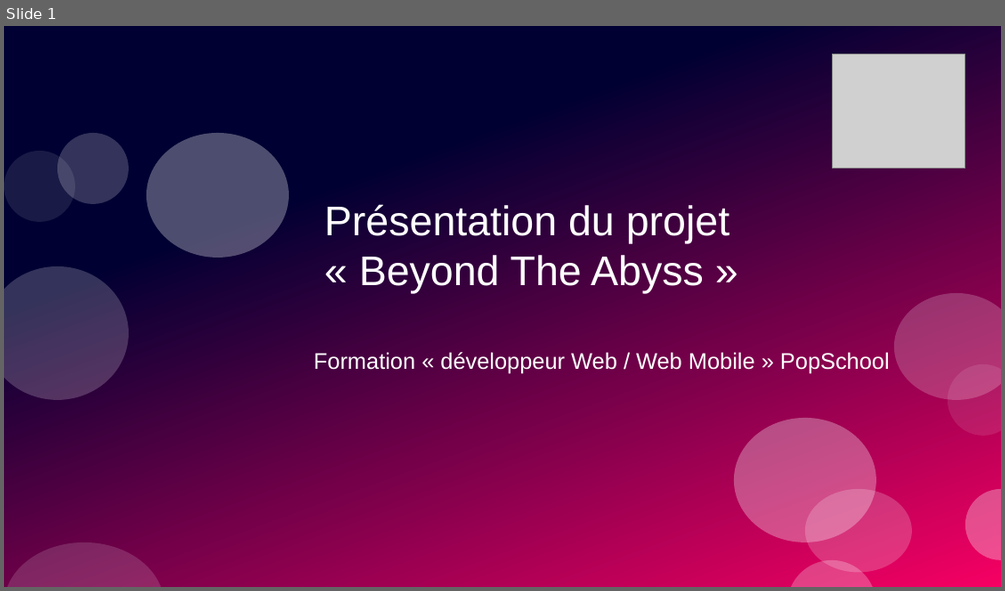
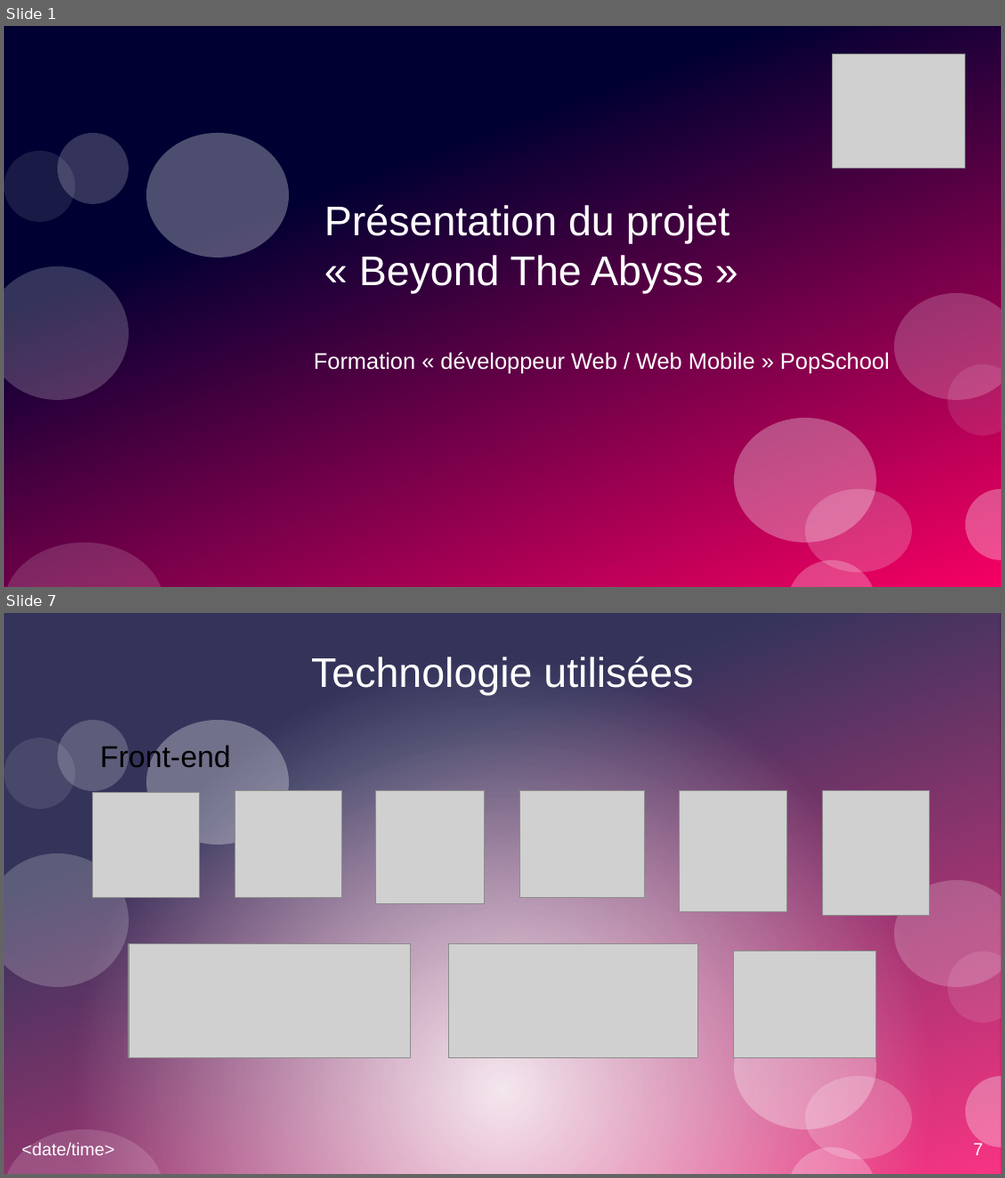
Before and after one commit to Khrystophe/Beyond-The-Abyss, a slide deck: Rapport/presentation.odp. Shown one above the other, each under a label of ours: slide 1 before the commit, slides 1 and 7 after it; the slides between them are not shown. The pictures are 1005x591 and 1005x1178 pixels, drawn with LibreOffice and Linux fonts; fonts in the diff are those of the drawing; grey boxes stand for pictures. Boxes give left, top, right and bottom in pixels: in the first picture for what was removed or moved away, otherwise in the second. Text is boxed around its words. In the diff, an @@ line names an element or a change of style, - is before the commit and + after.

```diff
--- a/Rapport/presentation.odp
+++ b/Rapport/presentation.odp
@@ slide 7 added at (x1=4, y1=613, x2=1001, y2=1174), background #FFFFFF; not listed: 11 template elements that a slide beside it also shows @@
@@ rectangle added at (x1=4, y1=613, x2=1000, y2=1174), fill gradient #FFFFFF @@
@@ title added at (x1=311, y1=656, x2=693, y2=695), 33 pt, text #FFFFFF @@
+Technologie utilisées
@@ text added at (x1=100, y1=745, x2=231, y2=768), 24 pt, text #000000 @@
+Front-end
@@ ellipse added at (x1=147, y1=720, x2=289, y2=844), fill #FFFFFF at 30% opacity @@
@@ picture added at (x1=93, y1=793, x2=200, y2=898) @@
@@ picture added at (x1=235, y1=791, x2=342, y2=898) @@
@@ picture added at (x1=376, y1=791, x2=485, y2=903) @@
@@ picture added at (x1=520, y1=791, x2=646, y2=898) @@
@@ picture added at (x1=680, y1=791, x2=787, y2=911) @@
@@ picture added at (x1=824, y1=791, x2=930, y2=916) @@
@@ picture added at (x1=129, y1=944, x2=411, y2=1058) @@
@@ picture added at (x1=449, y1=944, x2=699, y2=1058) @@
@@ picture added at (x1=734, y1=951, x2=876, y2=1058) @@
@@ text added at (x1=22, y1=1142, x2=114, y2=1155), 14 pt, text #FFFFFF @@
+<date/time>
@@ page number added at (x1=973, y1=1143, x2=983, y2=1155), 14 pt, text #FFFFFF @@
+7
```
Also in this commit, not shown: 42 other slides added, 3 slides removed.
